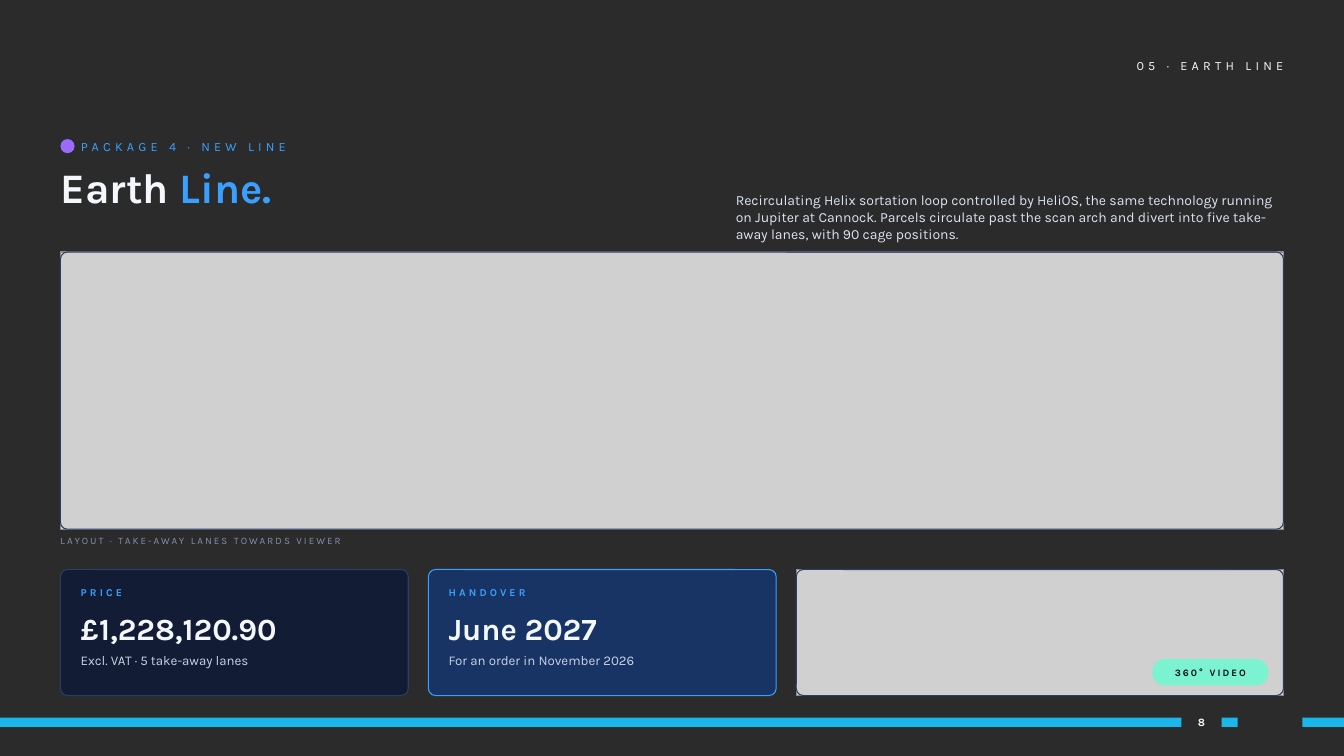
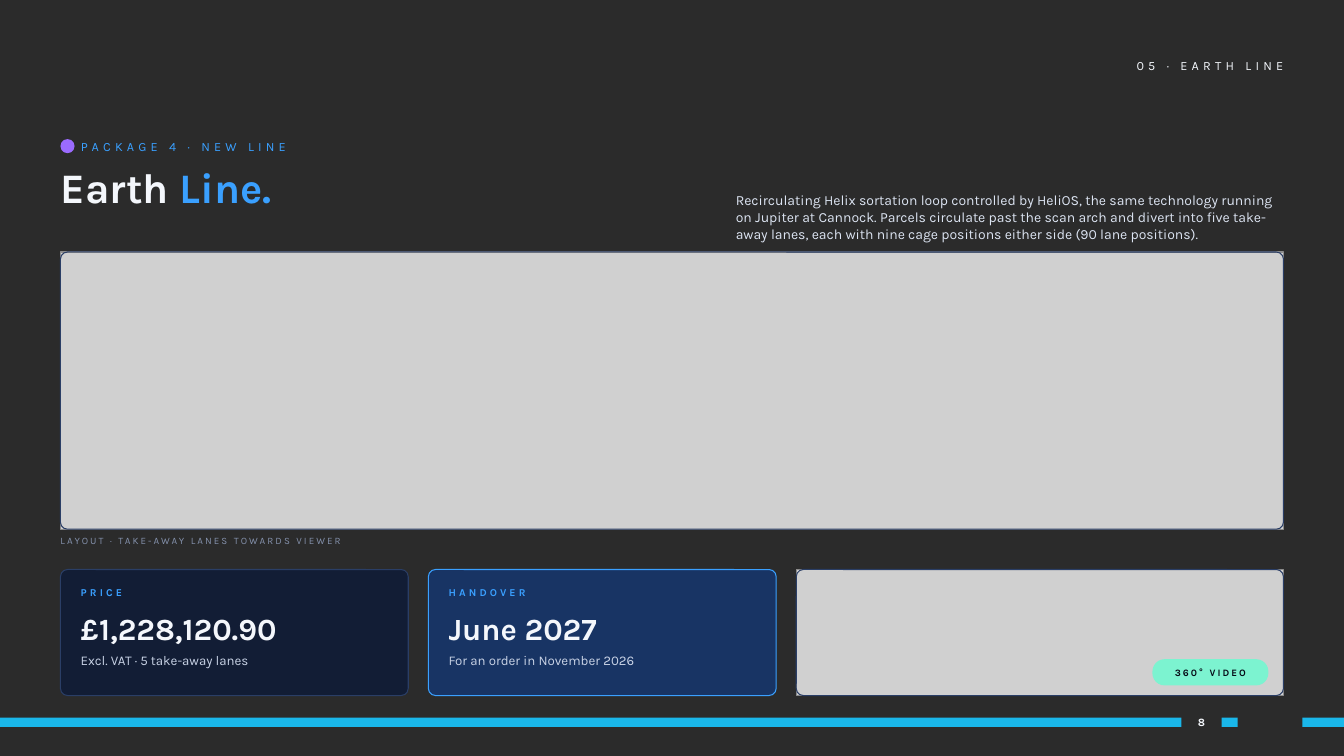
Before and after one commit to dannygrigg/orion-final-1605, a slide deck: slide 8 of share/apc-cannock-phase2-v2/presentation.pptx. Drawn at 1344x756 pixels with LibreOffice and Linux fonts; fonts in the diff are those of the drawing; grey boxes stand for pictures; background and template pictures are left out; a plain dark background stands for a picture behind light text. Boxes give left, top, right and bottom in pixels: in the first picture for what was removed or moved away, otherwise in the second. Text is boxed around its words. In the diff, an @@ line names an element or a change of style, - is before the commit and + after.

```diff
--- a/share/apc-cannock-phase2-v2/presentation.pptx
+++ b/share/apc-cannock-phase2-v2/presentation.pptx
@@ text at box(736, 195, 1272, 243): text changed @@
-Recirculating Helix sortation loop controlled by HeliOS, the same technology running on Jupiter at Cannock. Parcels circulate past the scan arch and divert into five take-away lanes, with 90 cage positions.
+Recirculating Helix sortation loop controlled by HeliOS, the same technology running on Jupiter at Cannock. Parcels circulate past the scan arch and divert into five take-away lanes, each with nine cage positions either side (90 lane positions).
```
Also in this commit, not shown: 8 other files.
